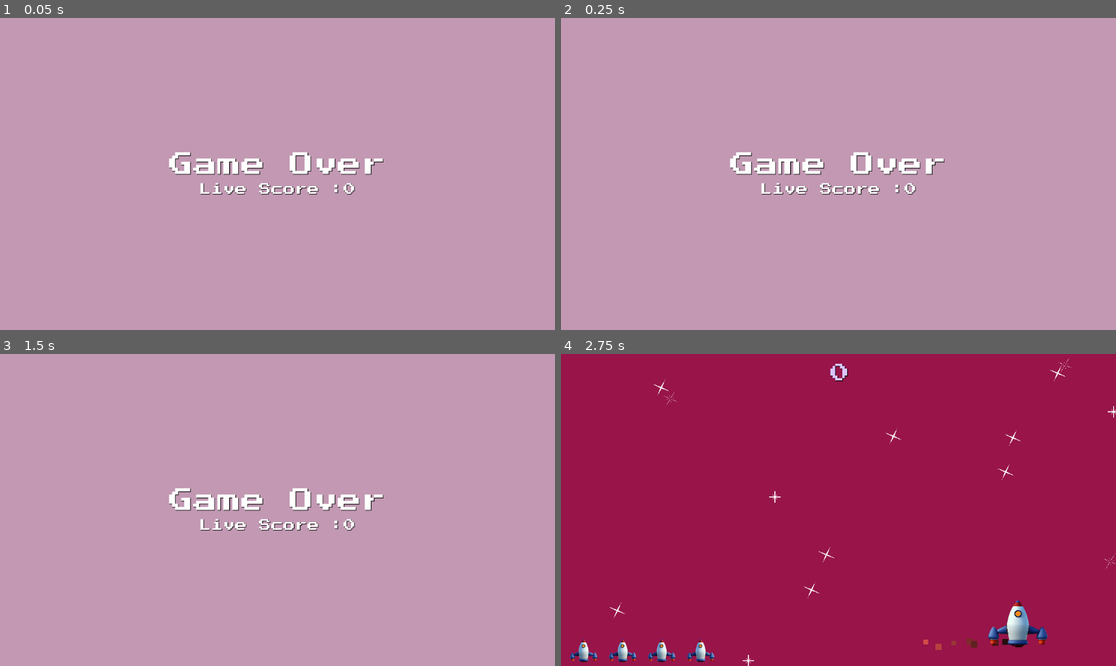
Above: before the commit, frames 1-4 (two rows, left to right).
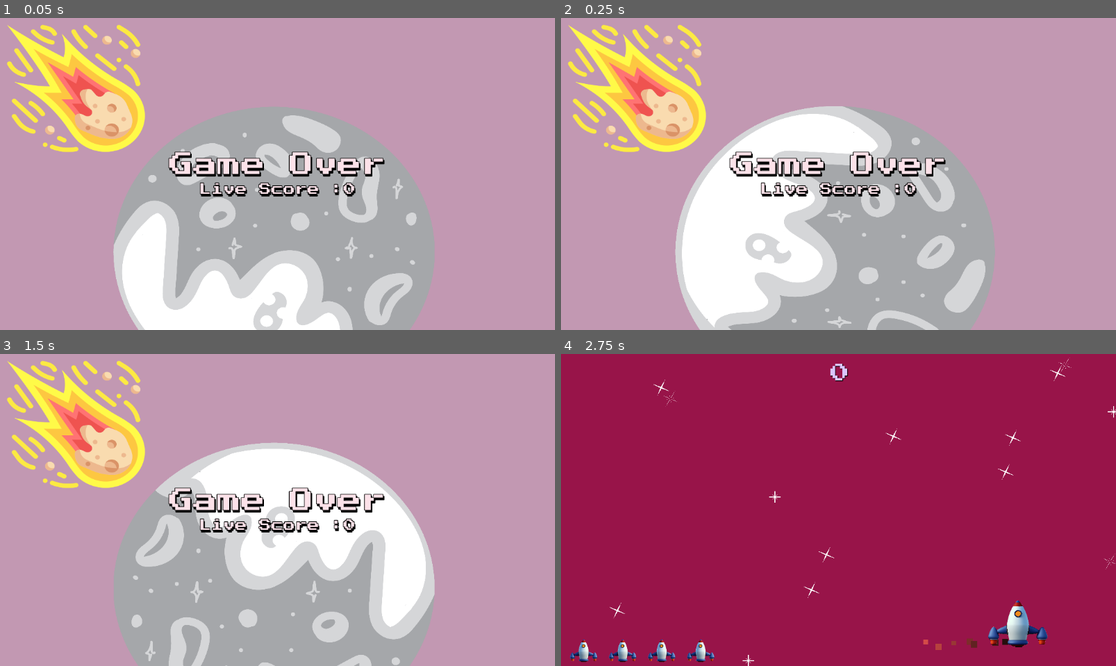
Above: after the commit, the same moments.

Repository: Alaa-Khaled210/Meteors-War
Game: Godot game, scene res://scense/game_over.tscn
Two runs of this game, one before a commit and one after it. Both use one fixed random seed, a clock stepped at 60 frames per second and the inputs below. This scene is started directly instead of the project's main scene. Sound files missing from this copy of the repository are replaced by a short silence.
Inputs (mouse positions are in pixels of both pictures, inside the frame that each line leads up to):
- Up to frame 1 (0.05 s): no input
- Up to frame 2 (0.25 s): no input
- Up to frame 3 (1.5 s): tap Enter at 0.5 s; move the mouse to (399, 494) at 0.52 s; hold Right (right) 0.53-1.28 s; hold Space (Shoot) 0.53-1.28 s; move the mouse to (166, 525) at 1.27 s; hold Down (down) from 1.28 s (still down); tap Space (Shoot) at 1.35 s
- Up to frame 4 (2.75 s): tap Space (Shoot) at 2 s; move the mouse to (894, 441) at 2.02 s; release Down (down) at 2.03 s; hold Right (right) from 2.03 s (still down); hold Space (Shoot) from 2.03 s (still down)

The runs differ from the first frame. In frame 1, 40% of the frame differs, in the area x 1-79%, y 2-100%; in frame 2, 40%; in frame 3, 40%; in frame 4, nothing differs.

Commit message:
gameover modifie and label home

Diff:
--- a/scense/game_over.tscn
+++ b/scense/game_over.tscn
@@ -1,9 +1,34 @@
-[gd_scene load_steps=5 format=3 uid="uid://c4gealged4jk5"]
+[gd_scene load_steps=11 format=3 uid="uid://c4gealged4jk5"]
 
 [ext_resource type="Script" uid="uid://blsdyvjqr8g5t" path="res://scense/game_over.gd" id="1_3imhc"]
 [ext_resource type="FontFile" uid="uid://crgknw0a00f6k" path="res://Graphic/Fonts/PressStart2P-Regular.ttf" id="1_jic06"]
 [ext_resource type="PackedScene" uid="uid://ce6y6qjtkyntq" path="res://scense/level.tscn" id="2_ln6ue"]
 [ext_resource type="AudioStream" uid="uid://cbr2jbyl1812i" path="res://Audio/mixkit-player-losing-or-failing-2042.wav" id="4_r8gqb"]
+[ext_resource type="Texture2D" uid="uid://bb2v7cikeouyh" path="res://Graphic/gameover/1.png" id="4_tdf7g"]
+[ext_resource type="Texture2D" uid="uid://bssbs50ggg1tp" path="res://Graphic/gameover/meteorite.png" id="5_0tomw"]
+[ext_resource type="Texture2D" uid="uid://b4s4w4etteir4" path="res://Graphic/gameover/2.png" id="5_vwsov"]
+[ext_resource type="Texture2D" uid="uid://jjc6j4acwrcg" path="res://Graphic/gameover/3.png" id="6_6w0r0"]
+[ext_resource type="Texture2D" uid="uid://bj5bl5isij8mp" path="res://Graphic/gameover/4.png" id="7_2mbiu"]
+
+[sub_resource type="SpriteFrames" id="SpriteFrames_1th6y"]
+animations = [{
+"frames": [{
+"duration": 1.0,
+"texture": ExtResource("4_tdf7g")
+}, {
+"duration": 1.0,
+"texture": ExtResource("5_vwsov")
+}, {
+"duration": 1.0,
+"texture": ExtResource("6_6w0r0")
+}, {
+"duration": 1.0,
+"texture": ExtResource("7_2mbiu")
+}],
+"loop": true,
+"name": &"default",
+"speed": 1.0
+}]
 
 [node name="GameOver" type="Control"]
 layout_mode = 3
@@ -24,6 +49,18 @@
 grow_vertical = 2
 color = Color(0.759991, 0.595569, 0.699824, 1)
 
+[node name="meteorfall" type="Sprite2D" parent="."]
+position = Vector2(157.903, 146.367)
+scale = Vector2(0.0790485, 0.0728164)
+texture = ExtResource("5_0tomw")
+
+[node name="AnimatedSprite2D" type="AnimatedSprite2D" parent="."]
+position = Vector2(569, 486)
+scale = Vector2(0.280724, 0.255398)
+sprite_frames = SubResource("SpriteFrames_1th6y")
+autoplay = "default"
+frame_progress = 0.792265
+
 [node name="CenterContainer" type="CenterContainer" parent="."]
 layout_mode = 1
 anchors_preset = 15
@@ -38,7 +75,12 @@
 
 [node name="Label" type="Label" parent="CenterContainer/VBoxContainer"]
 layout_mode = 2
+theme_override_colors/font_color = Color(0.985674, 0.885979, 0.913354, 1)
 theme_override_colors/font_shadow_color = Color(0, 0, 0, 1)
+theme_override_constants/shadow_offset_x = 2
+theme_override_constants/shadow_offset_y = 4
+theme_override_constants/outline_size = 5
+theme_override_constants/shadow_outline_size = 5
 theme_override_fonts/font = ExtResource("1_jic06")
 theme_override_font_sizes/font_size = 50
 text = "Game Over"
@@ -46,7 +88,12 @@
 
 [node name="Label2" type="Label" parent="CenterContainer/VBoxContainer"]
 layout_mode = 2
+theme_override_colors/font_color = Color(0.984314, 0.886275, 0.913725, 1)
 theme_override_colors/font_shadow_color = Color(0, 0, 0, 1)
+theme_override_constants/shadow_offset_x = 2
+theme_override_constants/shadow_offset_y = 5
+theme_override_constants/outline_size = 5
+theme_override_constants/shadow_outline_size = 3
 theme_override_fonts/font = ExtResource("1_jic06")
 theme_override_font_sizes/font_size = 25
 text = "Live Score :"
--- a/scense/home.tscn
+++ b/scense/home.tscn
@@ -247,10 +247,14 @@
 grow_horizontal = 2
 size_flags_vertical = 0
 theme_override_colors/font_color = Color(0.920759, 0.851209, 0.962248, 1)
-theme_override_colors/font_shadow_color = Color(0, 0, 0, 1)
+theme_override_colors/font_shadow_color = Color(0.532721, 0.44632, 0.864712, 1)
+theme_override_colors/font_outline_color = Color(0, 0, 0, 1)
+theme_override_constants/shadow_offset_x = 2
+theme_override_constants/shadow_offset_y = 5
+theme_override_constants/outline_size = 4
 theme_override_fonts/font = ExtResource("1_nh084")
 theme_override_font_sizes/font_size = 50
-text = "Meteor Wars"
+text = "Meteors War"
 horizontal_alignment = 1
 vertical_alignment = 1
 
Binary file added: Graphic/gameover/-explosion-with-a-cloud.png
Not shown, added: Graphic/gameover/-explosion-with-a-cloud.png.import
Binary file added: Graphic/gameover/1.png
Not shown, added: Graphic/gameover/1.png.import
Binary file added: Graphic/gameover/2.png
Not shown, added: Graphic/gameover/2.png.import
Binary file added: Graphic/gameover/3.png
Not shown, added: Graphic/gameover/3.png.import
Binary file added: Graphic/gameover/4.png
Not shown, added: Graphic/gameover/4.png.import
Binary file added: Graphic/gameover/meteorite.png
Not shown, added: Graphic/gameover/meteorite.png.import
